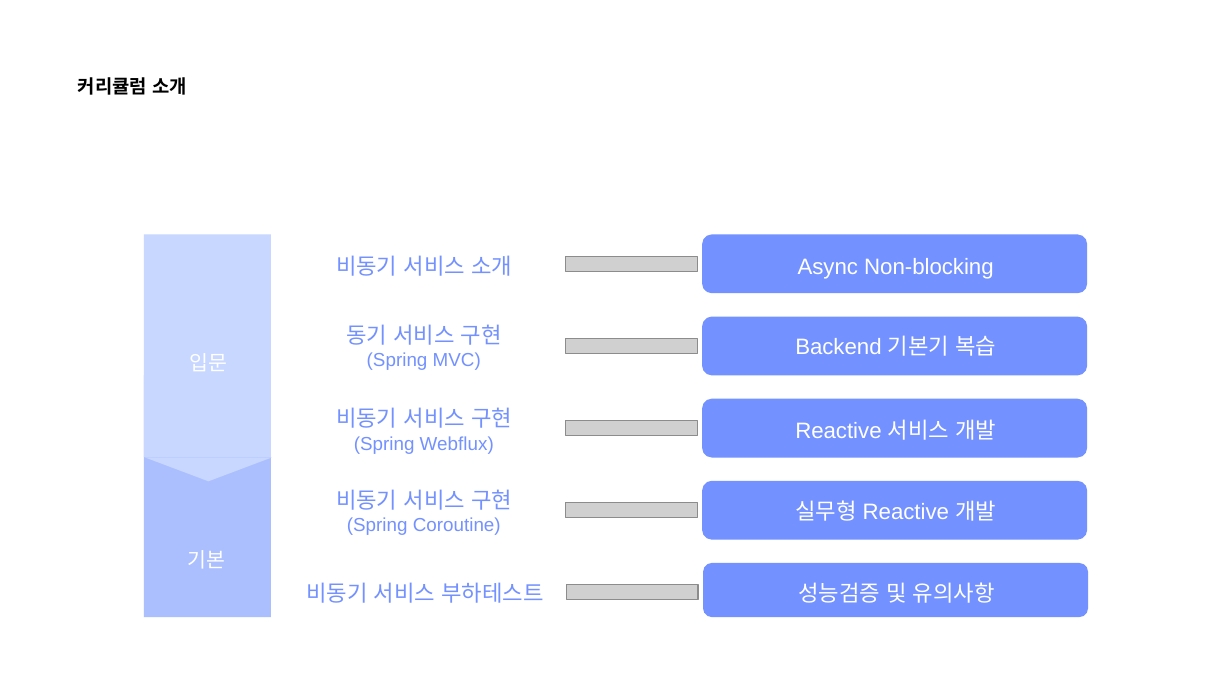
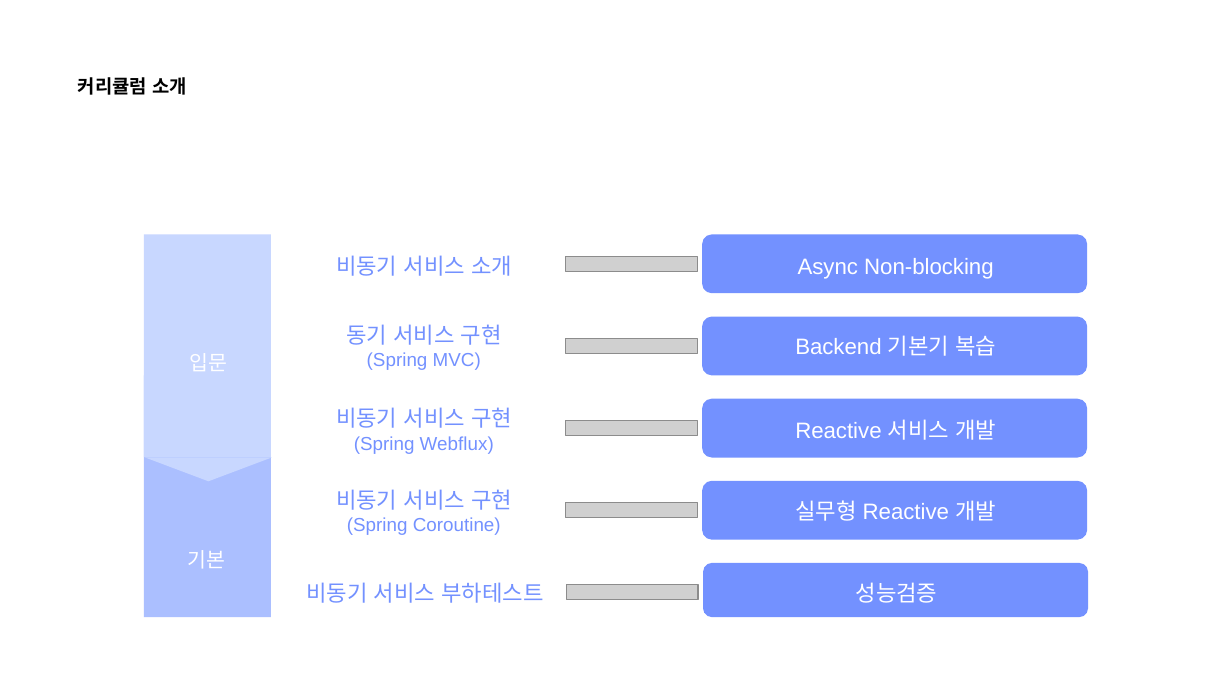
Before and after one commit to nayasis/fastcampus-hyper-webflux, a slide deck: slide 4 of 99.ppt/[Ch4-1. 비동기 서비스 소개] 1-1. 강의개요.pptx. Drawn at 1232x693 pixels with LibreOffice and Linux fonts; fonts in the diff are those of the drawing; grey boxes stand for pictures; background and template pictures are left out. Boxes give left, top, right and bottom in pixels: in the first picture for what was removed or moved away, otherwise in the second. Text is boxed around its words. In the diff, an @@ line names an element or a change of style, - is before the commit and + after.

```diff
--- a/99.ppt/[Ch4-1. 비동기 서비스 소개] 1-1. 강의개요.pptx
+++ b/99.ppt/[Ch4-1. 비동기 서비스 소개] 1-1. 강의개요.pptx
@@ text at [856, 582, 938, 603]: text changed @@
-성능검증 및 유의사항
+성능검증
```
Also in this commit, not shown: 3 other files.
